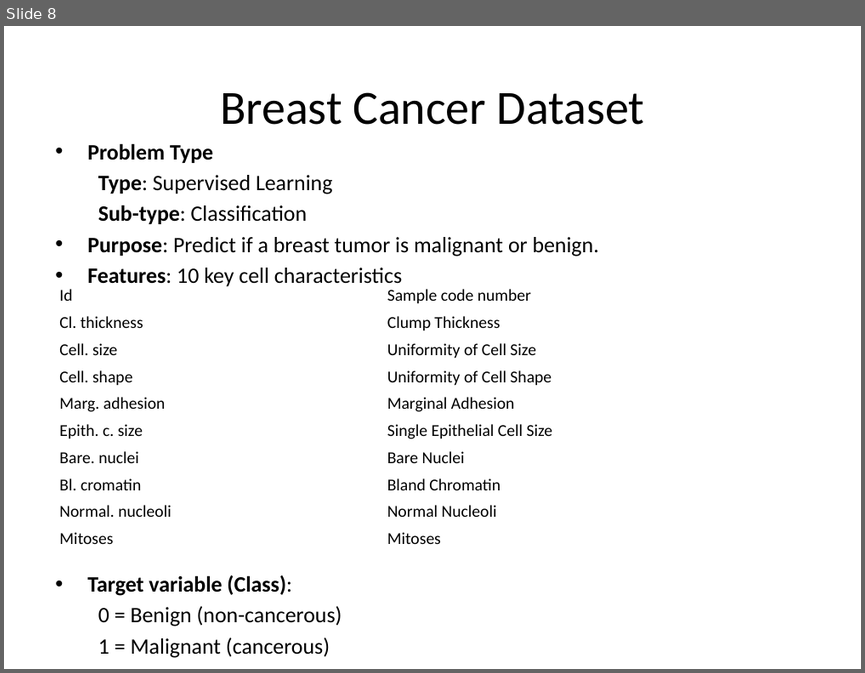
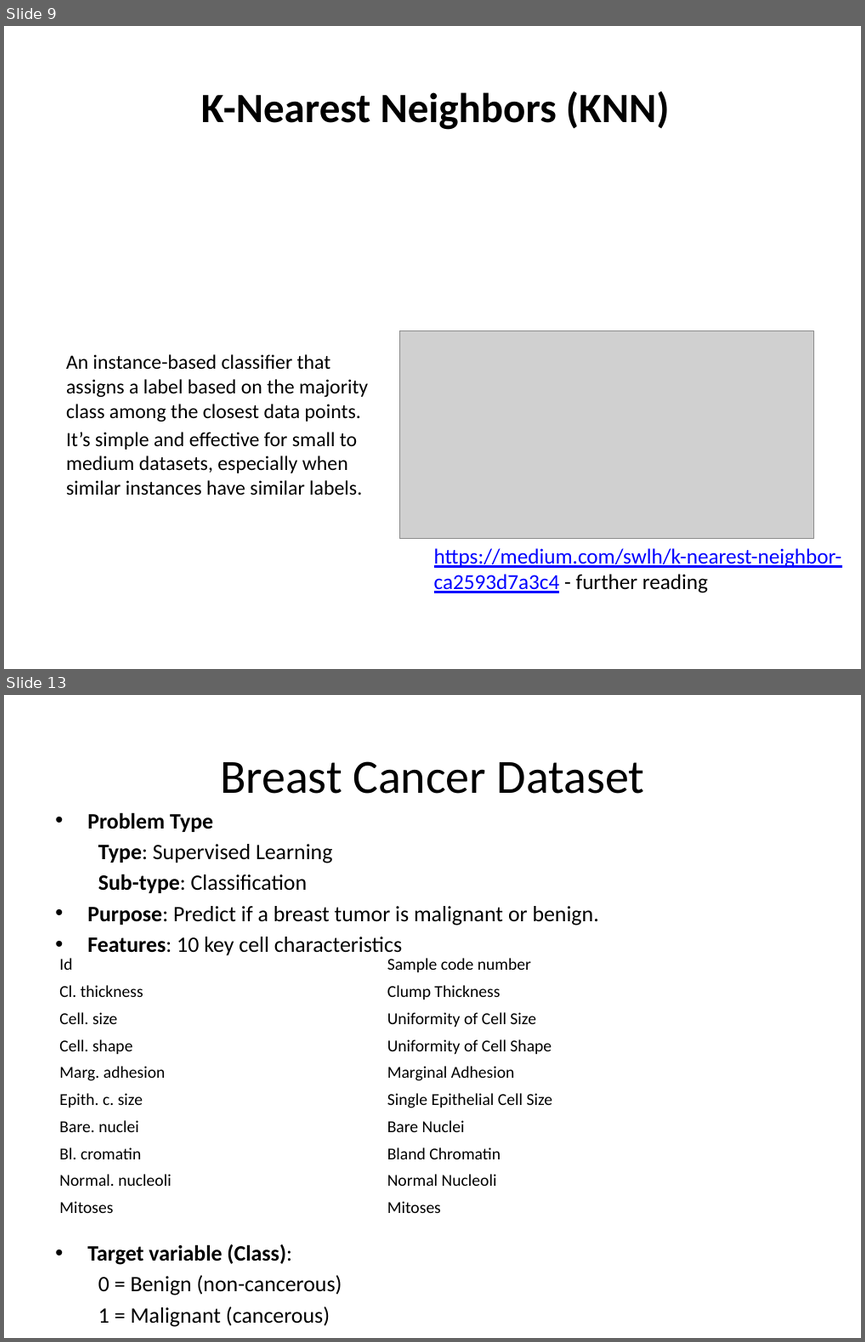
Before and after one commit to sraorao/ML_DL_intro_python_HT2025, a slide deck: Session_1_ML_DL_intro_python_MT2024.pptx. Shown one above the other, each under a label of ours: slide 8 before the commit, slides 9 and 13 after it; the slides between them are not shown. The pictures are 865x673 and 865x1342 pixels, drawn with LibreOffice and Linux fonts; fonts in the diff are those of the drawing; grey boxes stand for pictures. Boxes give left, top, right and bottom in pixels: in the first picture for what was removed or moved away, otherwise in the second. Text is boxed around its words. In the diff, an @@ line names an element or a change of style, - is before the commit and + after.

```diff
--- a/Session_1_ML_DL_intro_python_MT2024.pptx
+++ b/Session_1_ML_DL_intro_python_MT2024.pptx
@@ slide 9 added at <box>4,26,861,669</box>, background #FFFFFF @@
@@ rectangle added at <box>4,26,861,189</box>, fill #FFFFFF @@
@@ title added at <box>201,91,670,130</box>, 35 pt, text #000000, bold @@
+K-Nearest Neighbors (KNN)
@@ picture added at <box>400,331,815,539</box> @@
@@ text added at <box>66,354,368,494</box>, 17 pt, text #000000 @@
+An instance-based classifier that assigns a label based on the majority class among the closest data points.
+It’s simple and effective for small to medium datasets, especially when similar instances have similar labels.
@@ text added at <box>434,548,842,593</box>, 18 pt, text #0000FF, underline @@
+https://medium.com/swlh/k-nearest-neighbor-ca2593d7a3c4 - further reading
@@ what was slide 8 is now slide 13 @@
```
Also in this commit, not shown: 8 slides changed, 11 other slides added.
